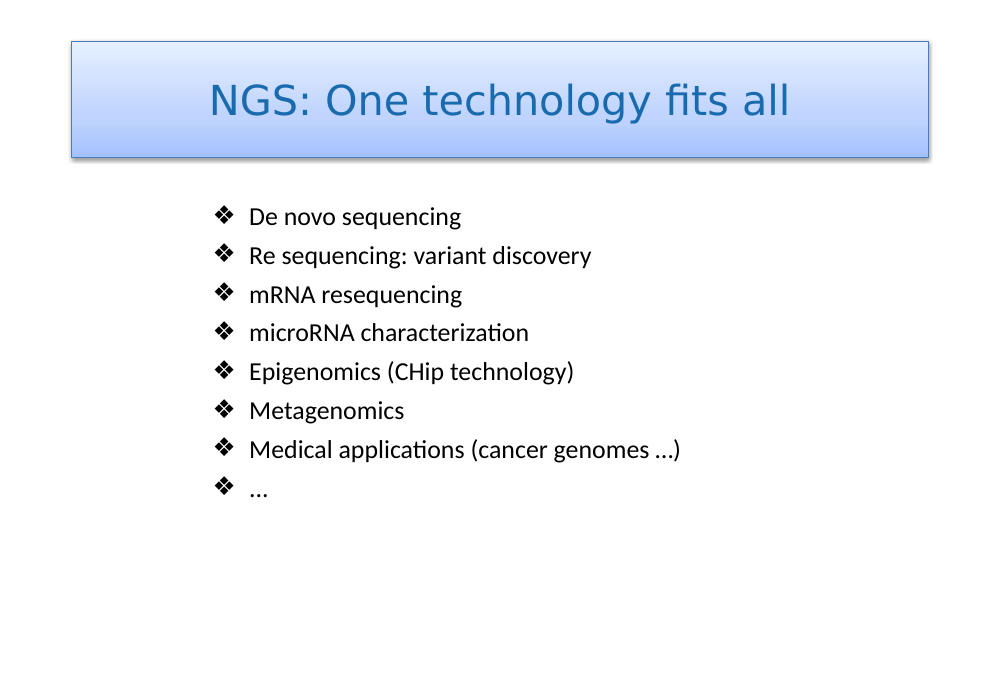
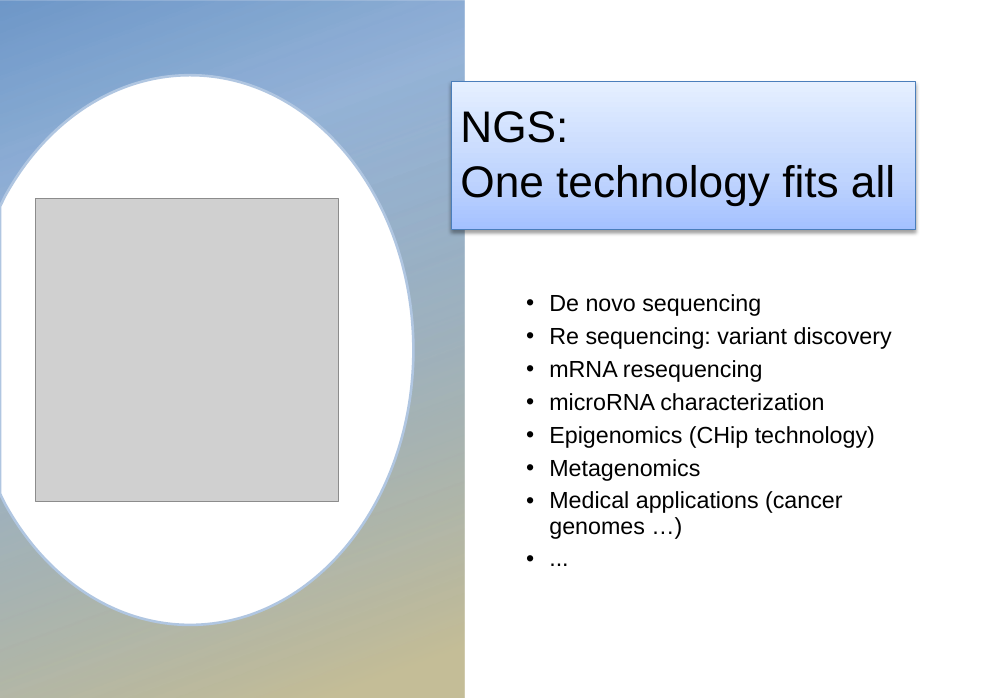
Before and after one commit to miguelperezenciso/NGScrashcourse, a slide deck: slide 3 of 2019_MSc_slides.pptx. Drawn at 1008x698 pixels with LibreOffice and Linux fonts; fonts in the diff are those of the drawing; grey boxes stand for pictures; background and template pictures are left out. Boxes give left, top, right and bottom in pixels: in the first picture for what was removed or moved away, otherwise in the second. Text is boxed around its words. In the diff, an @@ line names an element or a change of style, - is before the commit and + after.

```diff
--- a/2019_MSc_slides.pptx
+++ b/2019_MSc_slides.pptx
@@ rectangle added at (0,0,464,698), fill gradient #4F81BD to #C4BD97 @@
@@ freeform shape added at (0,75,413,625), fill #FFFFFF, outline #D5D0B5 2 pt @@
@@ rectangle "NGS:": place and size @@
-rectangle "NGS:" at (72,41,929,157)
+rectangle "NGS:" at (451,82,916,230)
@@ text in rectangle at (460,111,895,206): text changed; size 32 to 34.2 pt; font DejaVu Sans to Arial; text colour #1A6BAE to #000000 @@
-NGS: One technology fits all
+NGS:
+One technology fits all
@@ picture added at (35,198,338,501) @@
@@ text "De novo sequencing": place and size @@
-text "De novo sequencing" at (249,207,650,463)
+text "De novo sequencing" at (549,294,892,539)
@@ text "De novo sequencing" at (549,294,892,539): size 20 to 18 pt, font Calibri to Arial; bullet ❖ to •; line spacing 1 to 0.9; vertical alignment top to middle @@
```
Also in this commit, not shown: 12 other slides changed, 1 slide added, 1 slide removed.
